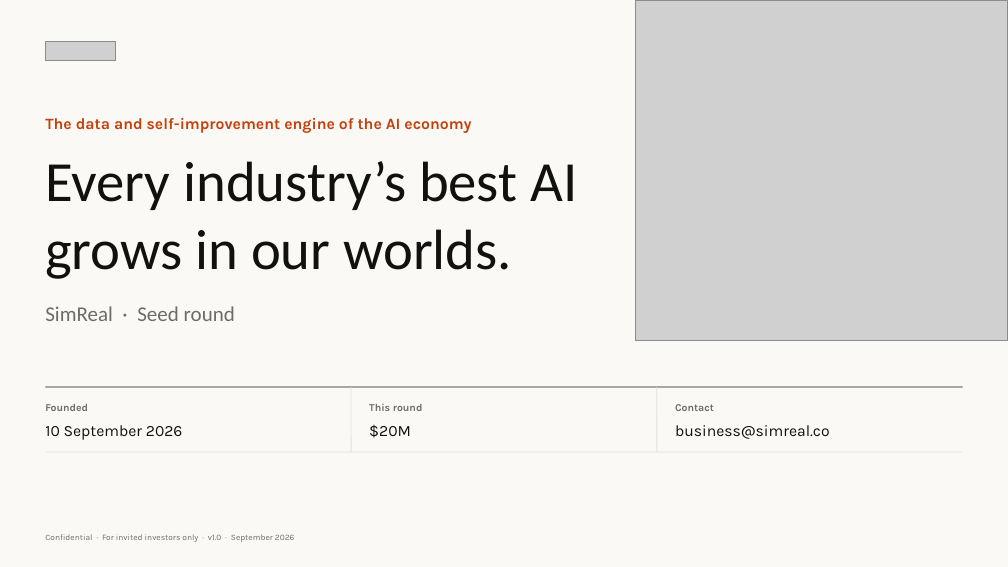
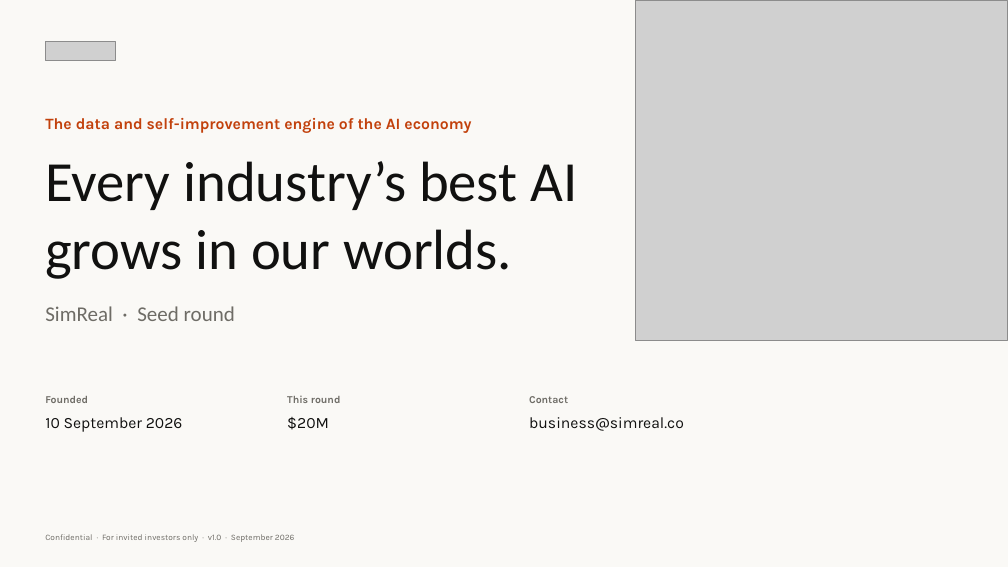
Before and after one commit to wangchen0802/Delta1, a slide deck: slide 1 of SimReal-Seed-Deck-EN.pptx. Drawn at 1008x567 pixels with LibreOffice and Linux fonts; fonts in the diff are those of the drawing; grey boxes stand for pictures. Boxes give left, top, right and bottom in pixels: in the first picture for what was removed or moved away, otherwise in the second. Text is boxed around its words. In the diff, an @@ line names an element or a change of style, - is before the commit and + after.

```diff
--- a/SimReal-Seed-Deck-EN.pptx
+++ b/SimReal-Seed-Deck-EN.pptx
@@ line removed from (45, 387) to (963, 387) @@
@@ line removed from (351, 387) to (351, 452) @@
@@ line removed from (657, 387) to (657, 452) @@
@@ text "10 September 2026": place and size @@
-text "10 September 2026" at box(45, 425, 183, 440)
+text "10 September 2026" at box(45, 417, 183, 432)
@@ text "Founded": place and size @@
-text "Founded" at box(45, 404, 88, 411)
+text "Founded" at box(45, 396, 88, 403)
@@ text "$20M": place and size @@
-text "$20M" at box(369, 425, 411, 438)
+text "$20M" at box(287, 417, 329, 430)
@@ text "This round": place and size @@
-text "This round" at box(369, 404, 423, 411)
+text "This round" at box(287, 396, 341, 403)
@@ text "business@simreal.co": place and size @@
-text "business@simreal.co" at box(675, 425, 830, 439)
+text "business@simreal.co" at box(529, 417, 684, 431)
@@ text "Contact": place and size @@
-text "Contact" at box(675, 404, 714, 411)
+text "Contact" at box(529, 396, 568, 403)
@@ line removed from (45, 452) to (963, 452) @@
```
Also in this commit, not shown: 16 other slides changed, 4 other files.
